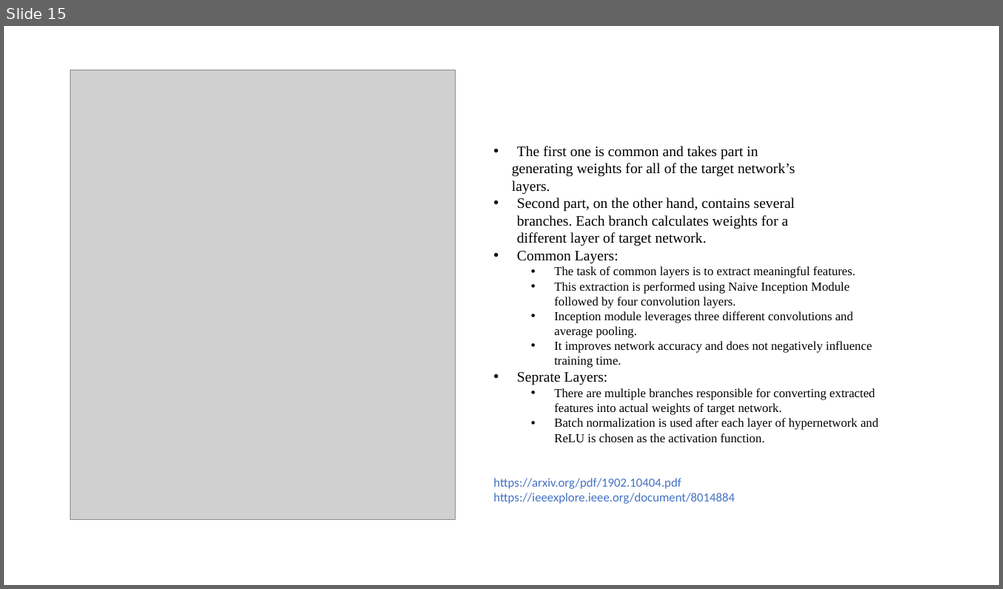
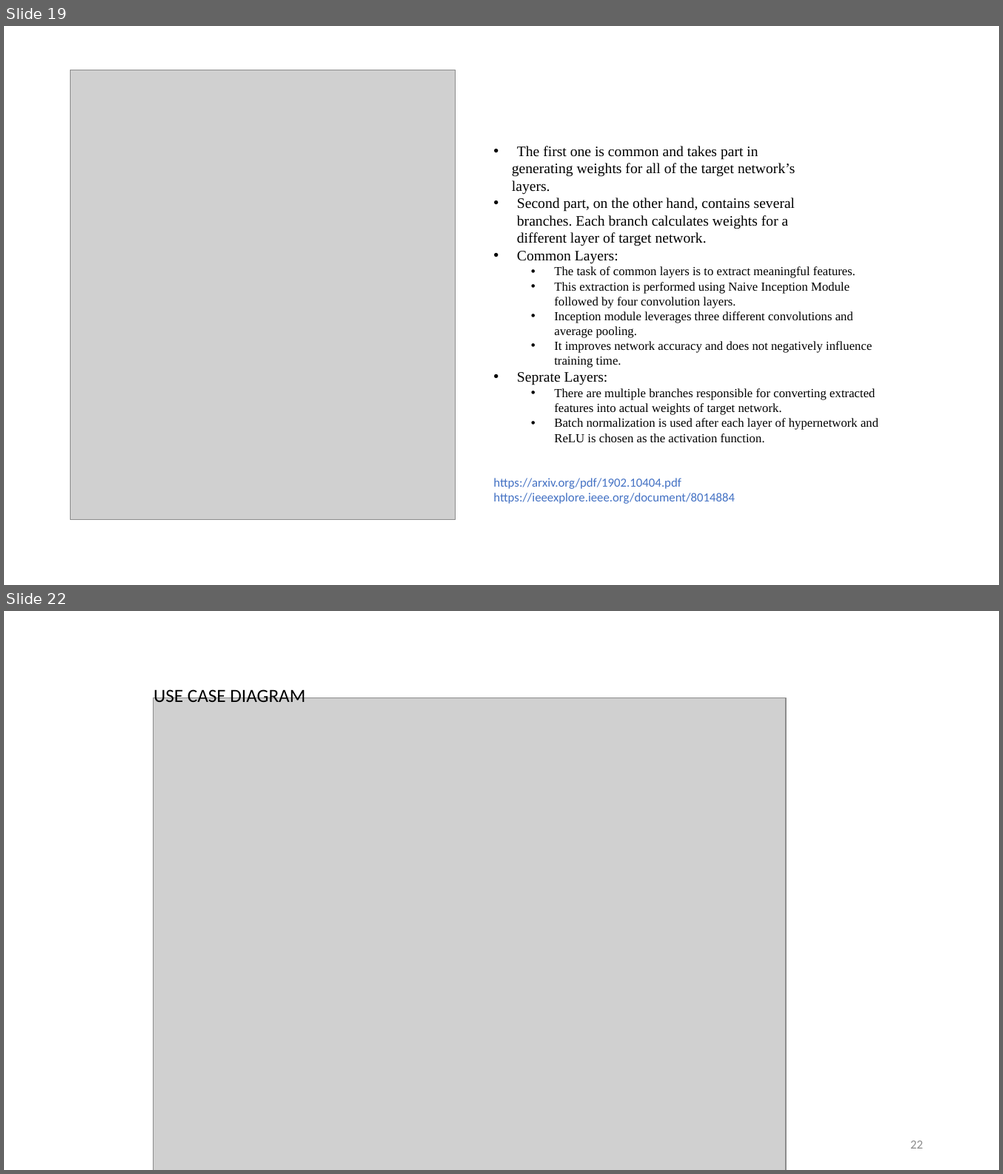
Before and after one commit to VarunBohara/Mini-Project-Documents, a slide deck: Review - 1.pptx. Shown one above the other, each under a label of ours: slide 15 before the commit, slides 19 and 22 after it; the slides between them are not shown. The pictures are 1003x589 and 1003x1174 pixels, drawn with LibreOffice and Linux fonts; fonts in the diff are those of the drawing; grey boxes stand for pictures. Boxes give left, top, right and bottom in pixels: in the first picture for what was removed or moved away, otherwise in the second. Text is boxed around its words. In the diff, an @@ line names an element or a change of style, - is before the commit and + after.

```diff
--- a/Review - 1.pptx
+++ b/Review - 1.pptx
@@ slide 22 added at (4, 611, 999, 1170), background #FFFFFF @@
@@ picture added at (153, 698, 786, 1170) @@
@@ text added at (153, 686, 305, 702), 18 pt, text #000000 @@
+USE CASE DIAGRAM
@@ page number added at (910, 1141, 922, 1149), 12 pt, text #8C8C8C @@
+22
@@ what was slide 15 is now slide 19 @@
```
Also in this commit, not shown: 3 slides changed, 6 other slides added.
